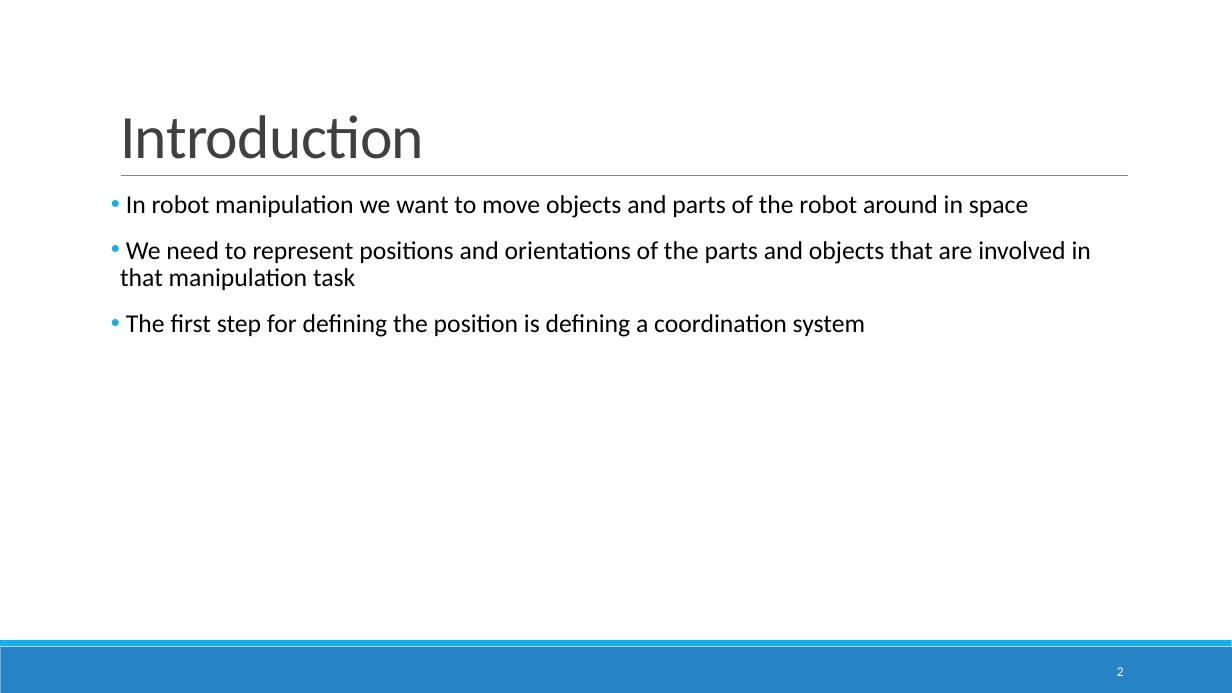
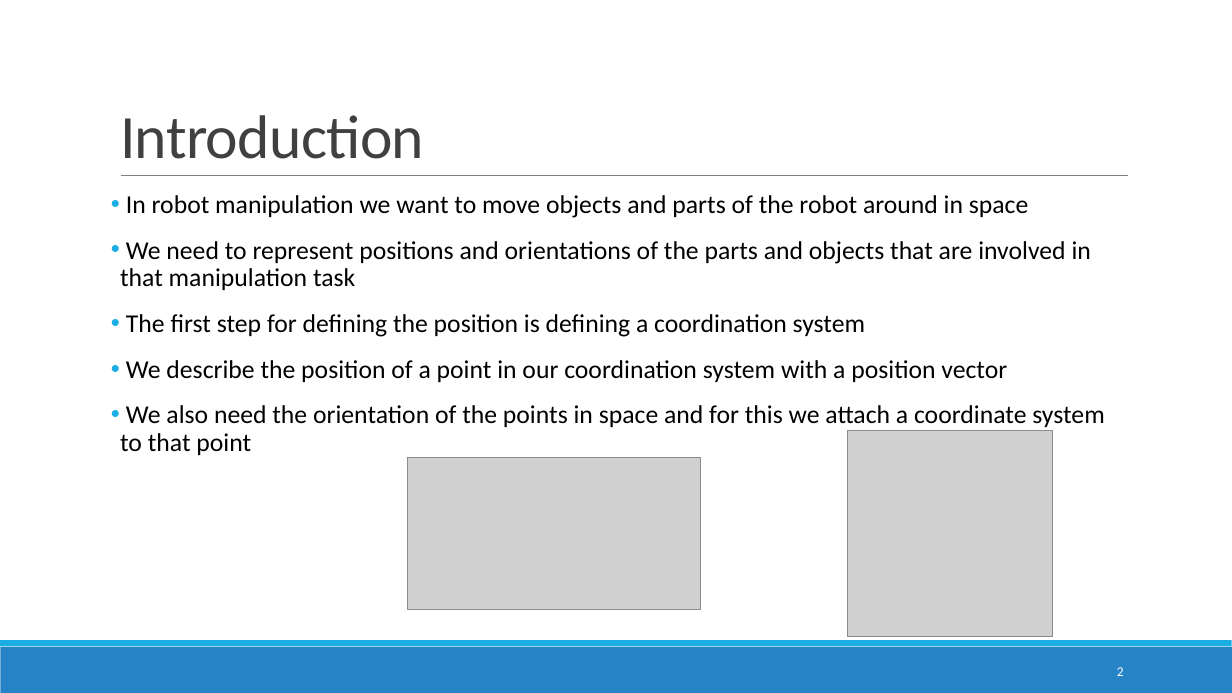
Before and after one commit to avarf/robot_Manipulation, a slide deck: slide 2 of presentations/1/slides_presentation.pptx. Drawn at 1232x693 pixels with LibreOffice and Linux fonts; fonts in the diff are those of the drawing; grey boxes stand for pictures. Boxes give left, top, right and bottom in pixels: in the first picture for what was removed or moved away, otherwise in the second. Text is boxed around its words. In the diff, an @@ line names an element or a change of style, - is before the commit and + after.

```diff
--- a/presentations/1/slides_presentation.pptx
+++ b/presentations/1/slides_presentation.pptx
@@ text at <box>120,360,1104,455</box>: paragraphs added @@
+• We describe the position of a point in our coordination system with a position vector
+• We also need the orientation of the points in space and for this we attach a coordinate system to that point
@@ picture added at <box>848,431,1053,637</box> @@
@@ picture added at <box>408,457,701,609</box> @@
```
Also in this commit, not shown: 4 slides added, 4 slides removed, 1 other file.
